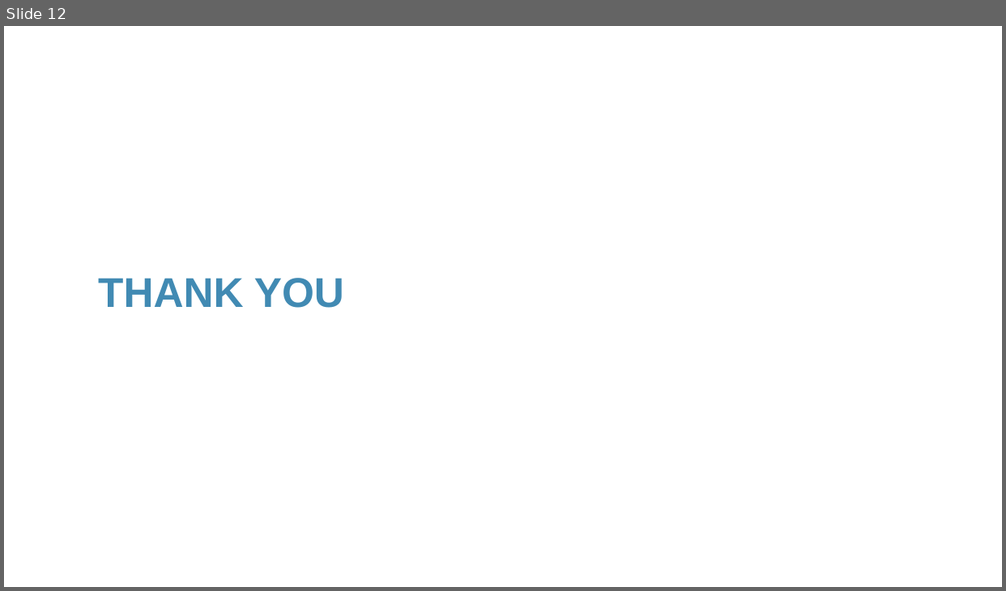
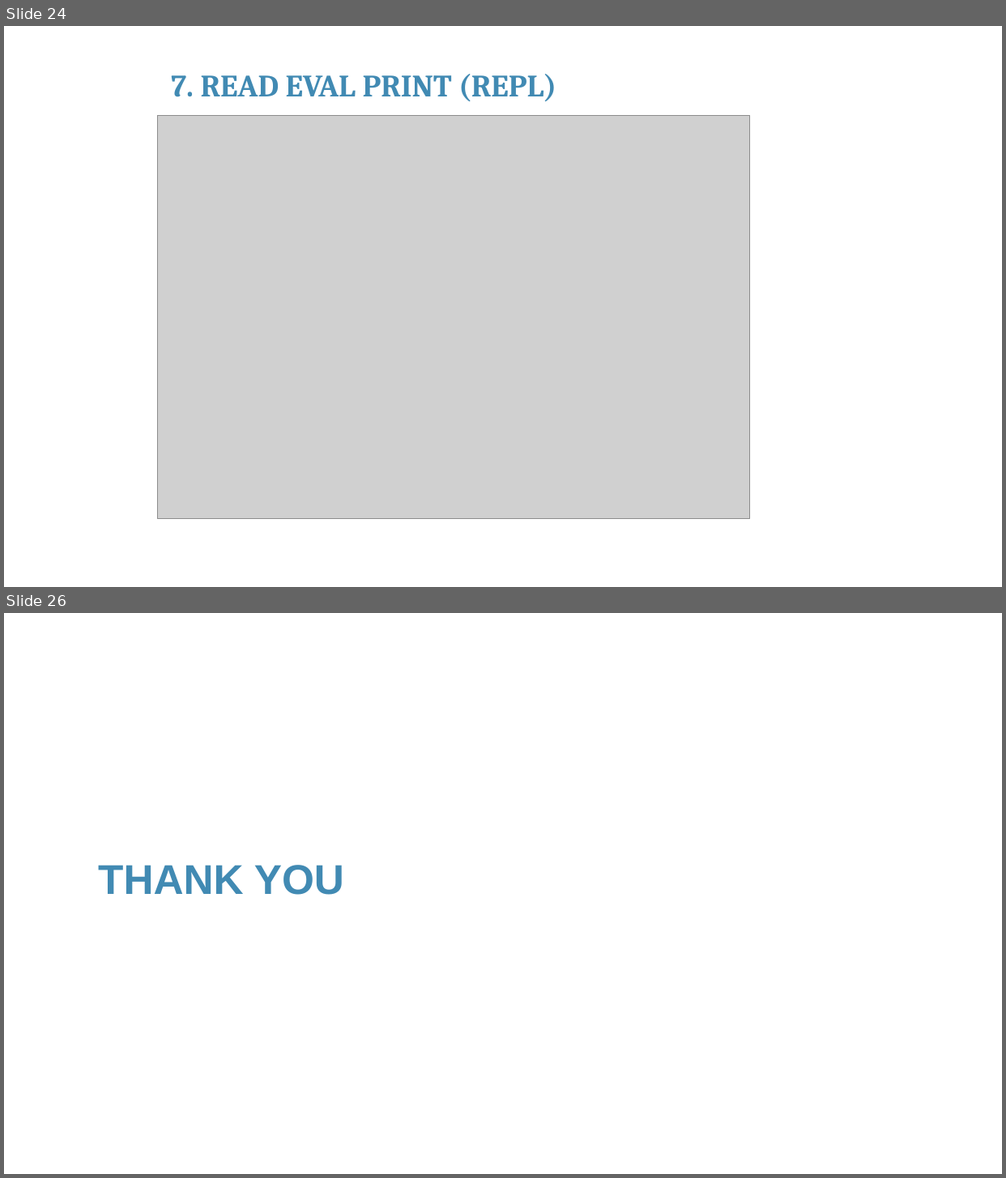
Before and after one commit to franckalbinet/iot-nbtc-itu, a slide deck: presentations/session-3-building-iot-products-programming-aspects.pptx. Shown one above the other, each under a label of ours: slide 12 before the commit, slides 24 and 26 after it; the slides between them are not shown. The pictures are 1006x591 and 1006x1178 pixels, drawn with LibreOffice and Linux fonts; fonts in the diff are those of the drawing; grey boxes stand for pictures; background and template pictures are left out. Boxes give left, top, right and bottom in pixels: in the first picture for what was removed or moved away, otherwise in the second. Text is boxed around its words. In the diff, an @@ line names an element or a change of style, - is before the commit and + after.

```diff
--- a/presentations/session-3-building-iot-products-programming-aspects.pptx
+++ b/presentations/session-3-building-iot-products-programming-aspects.pptx
@@ slide 24 added at (x1=4, y1=26, x2=1002, y2=587), background #FFFFFF @@
@@ text added at (x1=171, y1=74, x2=556, y2=101), 30 pt, text #418AB3, bold @@
+7. READ EVAL PRINT (REPL)
@@ picture added at (x1=157, y1=116, x2=750, y2=519) @@
@@ what was slide 12 is now slide 26 @@
```
Also in this commit, not shown: 3 slides changed, 18 other slides added, 5 slides removed.
